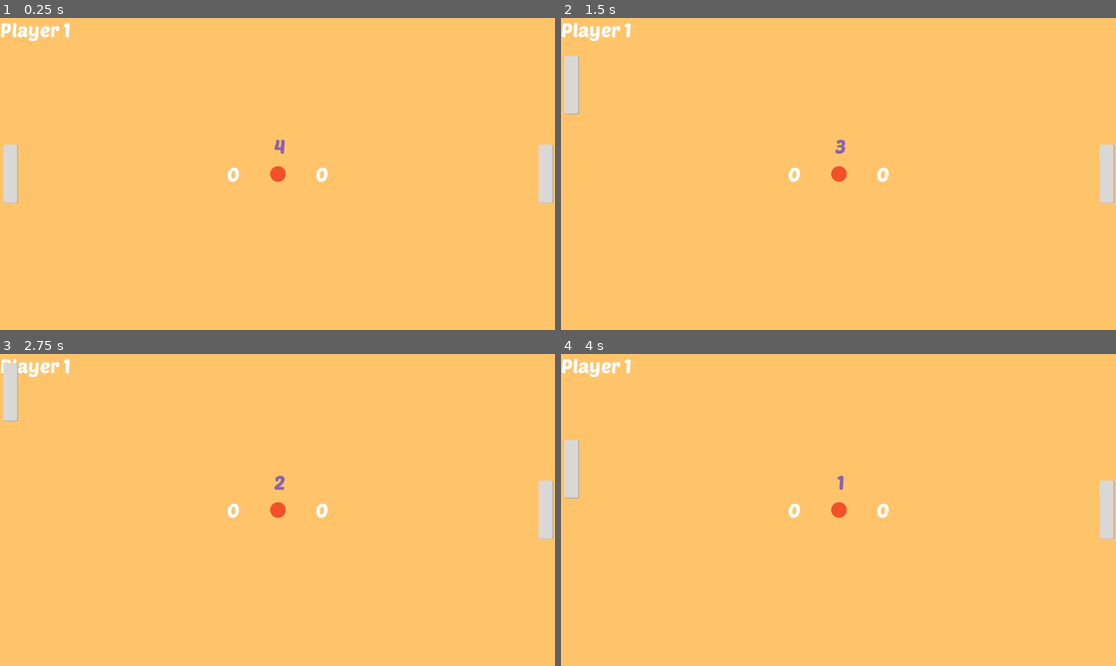
Above: before the commit, frames 1-4 (two rows, left to right).
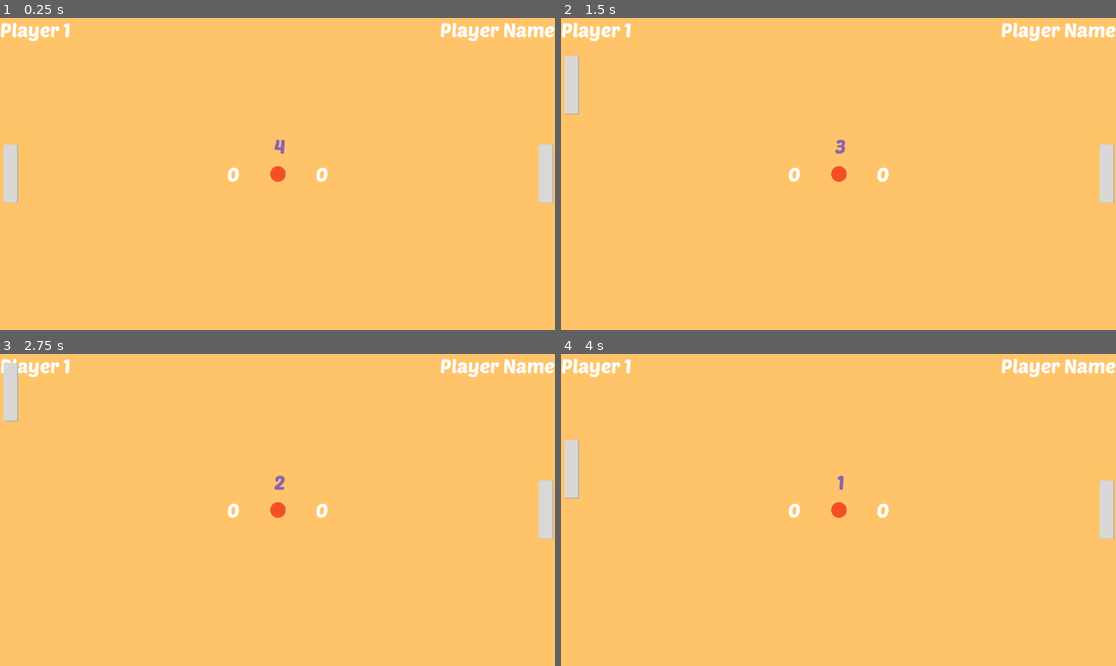
Above: after the commit, the same moments.

Repository: catarinaflores/Pong_CatarinaCosta
Game: Godot game, scene res://multiplayer_level/multiplayer_level.tscn
Two runs of this game, one before a commit and one after it. Both use one fixed random seed, a clock stepped at 60 frames per second and the inputs below. This scene is started directly instead of the project's main scene.
Inputs:
- Up to frame 1 (0.25 s): no input
- Up to frame 2 (1.5 s): tap Enter at 0.5 s; hold Up (ui_up) 0.53-1.28 s; hold Down (ui_down) from 1.28 s (still down)
- Up to frame 3 (2.75 s): release Down (ui_down) at 2.03 s; hold Up (ui_up) from 2.03 s (still down)
- Up to frame 4 (4 s): tap Space at 3.5 s; release Up (ui_up) at 3.53 s; hold Down (ui_down) from 3.53 s (still down)

The runs differ from the first frame. In frame 1, 0.5% of the frame differs, in the area x 79-100%, y 1-8%; in frame 2, 0.5%; in frame 3, 0.5%; in frame 4, 0.5%.
Error in both runs: Invalid access to property or key 'position' on a base object of type 'Nil'. (res://opponent/opponent_padle.gd:10)

Commit message:
Update multiplayer_level.tscn

Diff:
--- a/multiplayer_level/multiplayer_level.tscn
+++ b/multiplayer_level/multiplayer_level.tscn
@@ -85,6 +85,17 @@
 text = "Player Name"
 label_settings = SubResource("LabelSettings_haej8")
 
+[node name="PlayerName2" type="Label" parent="."]
+unique_name_in_owner = true
+anchors_preset = 1
+anchor_left = 1.0
+anchor_right = 1.0
+offset_left = -239.0
+offset_bottom = 51.0
+grow_horizontal = 0
+text = "Player Name"
+label_settings = SubResource("LabelSettings_haej8")
+
 [node name="PlayerPaddle" parent="." instance=ExtResource("3_l7eug")]
 position = Vector2(23, 324)
 
